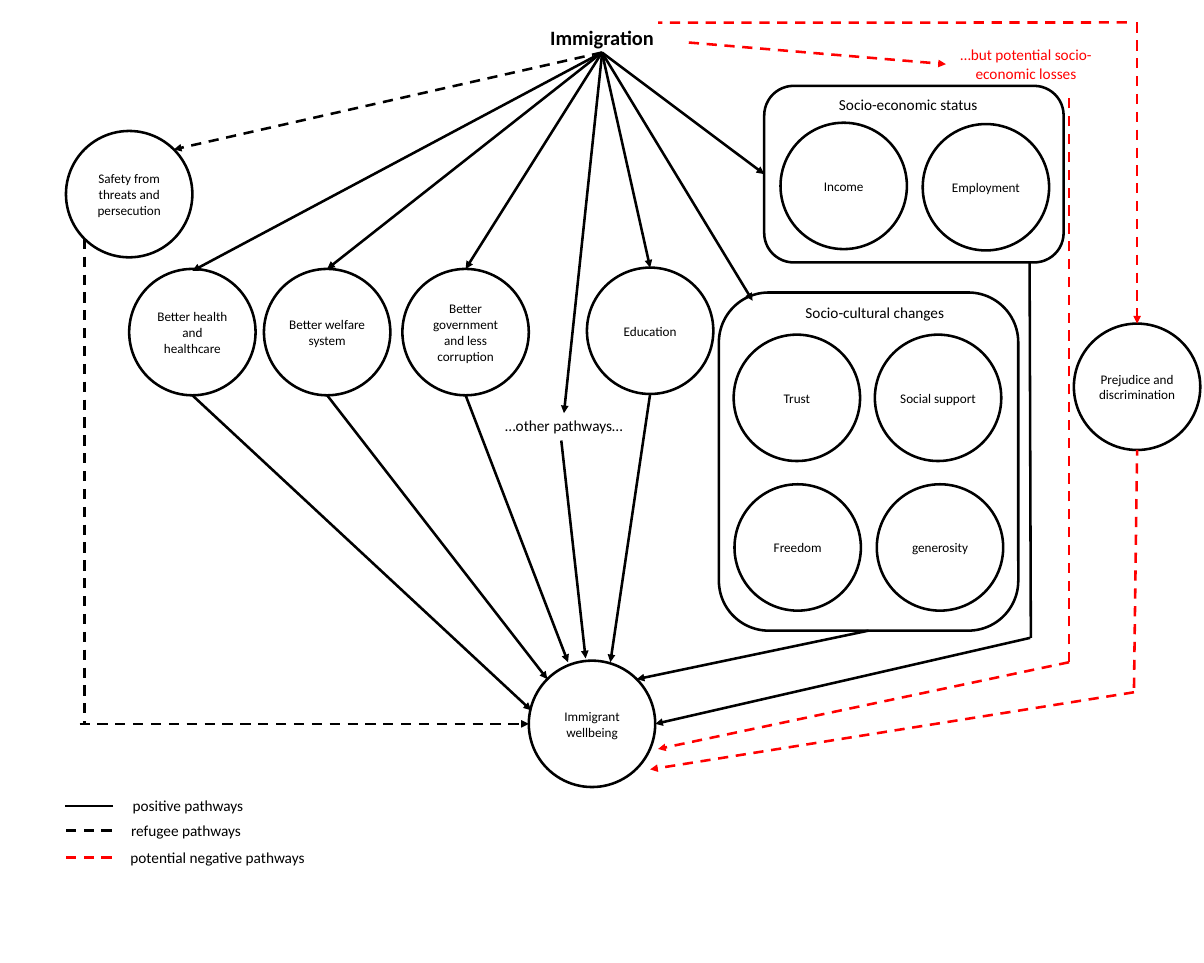
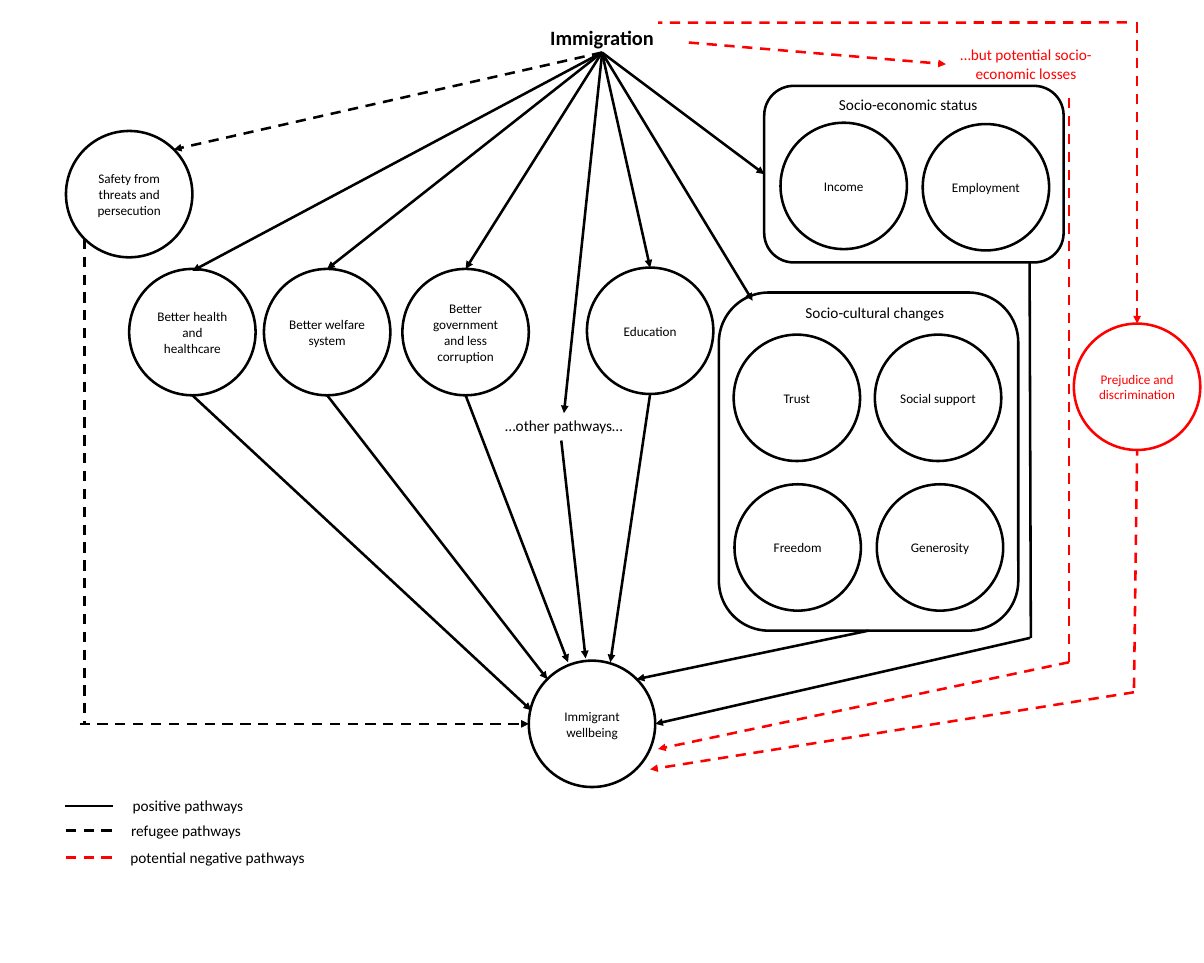
Before and after one commit to Happier-Lives-Institute/Shallow-Immigration-Report-For-FP, a slide deck: slide 2 of causalgraphs.pptx. Drawn at 1204x963 pixels with LibreOffice and Linux fonts; fonts in the diff are those of the drawing. Boxes give left, top, right and bottom in pixels: in the first picture for what was removed or moved away, otherwise in the second. Text is boxed around its words. In the diff, an @@ line names an element or a change of style, - is before the commit and + after.

```diff
--- a/causalgraphs.pptx
+++ b/causalgraphs.pptx
@@ ellipse "Prejudice and discrimination" at [1074, 323, 1200, 450]: text colour #000000 to #FF0000; outline #000000 3 pt to #FF0000 3 pt @@
@@ text in ellipse at [911, 543, 969, 554]: text changed @@
-generosity
+Generosity
```
Also in this commit, not shown: 1 other file.
